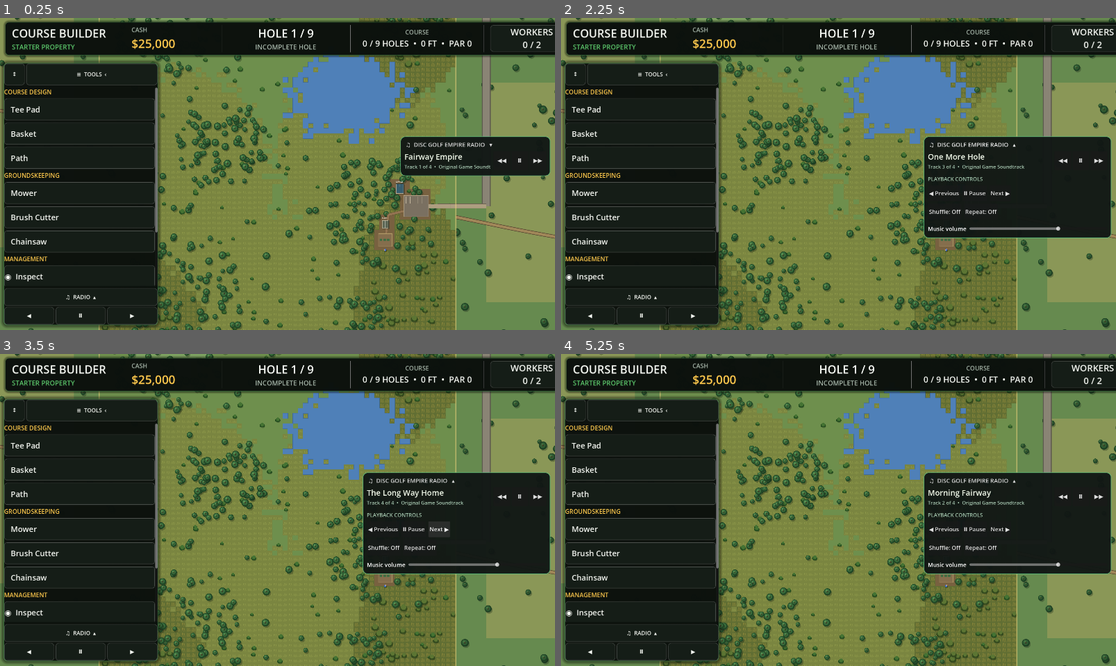
Above: before the commit, frames 1-4 (two rows, left to right).
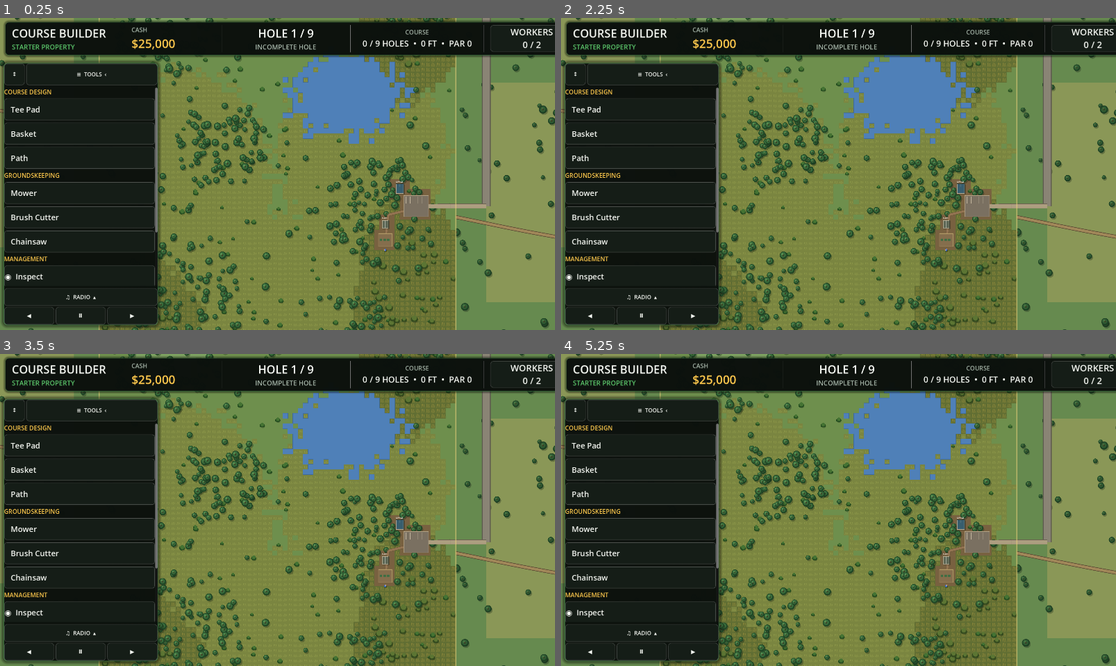
Above: after the commit, the same moments.

Repository: jmessierdg/disc-golf-empire
Game: Godot game, scene res://Main.tscn
Same seed, same stepped clock (60 frames per second), same inputs: the game is played once before the commit and once after it.
Inputs (mouse positions are in pixels of both pictures, inside the frame that each line leads up to):
- Up to frame 1 (0.25 s): no input
- Up to frame 2 (2.25 s): click "♫ RADIO ▴" at 0.5 s; click "♫ DISC GOLF EMPIRE RADIO ▴" at 1.25 s; click (1038, 145) at 2 s, where only the run before the commit has a clickable "♫ DISC GOLF EMPIRE RADIO ▾"
- Up to frame 3 (3.5 s): click (438, 528) at 2.75 s, where only the run before the commit has a clickable "Next ▶"
- Up to frame 4 (5.25 s): click (999, 528) at 3.5 s, where only the run before the commit has a clickable "Next ▶"; click "WORKERS 0 / 2" at 4.25 s; click "×" at 5 s

The runs differ from the first frame. In frame 1, 3.4% of the frame differs, in the area x 72-100%, y 37-51%; in frame 2, 11%, in the area x 65-100%, y 37-71%; in frame 3, 11%; in frame 4, 11%.

Commit message:
Update radio_manager.gd

Diff:
--- a/radio_manager.gd
+++ b/radio_manager.gd
@@ -12,6 +12,7 @@
 var loop_enabled: bool = false
 var music_volume: float = 0.65
 var expanded: bool = false
+var docked_to_toolbar := true
 var player: AudioStreamPlayer
 var panel: PanelContainer
 var heading_button: Button
@@ -82,6 +83,7 @@
 	panel.custom_minimum_size = Vector2(519.0, 137.0)
 	panel.mouse_filter = Control.MOUSE_FILTER_STOP
 	overlay.add_child(panel)
+	panel.visible = false
 
 	var style := StyleBoxFlat.new()
 	style.bg_color = Color(0.065, 0.09, 0.08, 0.96)
@@ -192,8 +194,23 @@
 	expanded = not expanded
 	extra_controls.visible = expanded
 	heading_button.text = "♫  DISC GOLF EMPIRE RADIO   ▴" if expanded else "♫  DISC GOLF EMPIRE RADIO   ▾"
-	panel.offset_left = -665.0 if expanded else -535.0
-	panel.custom_minimum_size.x = 649.0 if expanded else 519.0
+	if docked_to_toolbar:
+		panel.visible = expanded
+		panel.anchor_left = 0.0
+		panel.anchor_right = 0.0
+		panel.anchor_top = 0.0
+		panel.anchor_bottom = 0.0
+		var viewport_size: Vector2 = get_viewport().get_visible_rect().size
+		var left_edge: float = minf(580.0, viewport_size.x * 0.47)
+		var panel_width: float = minf(649.0, maxf(300.0, viewport_size.x - left_edge - 16.0))
+		panel.offset_left = left_edge
+		panel.offset_right = left_edge + panel_width
+		panel.offset_top = minf(viewport_size.y * 0.38, viewport_size.y - 360.0)
+		panel.offset_bottom = panel.offset_top + 330.0
+		panel.custom_minimum_size = Vector2.ZERO
+	else:
+		panel.offset_left = -665.0 if expanded else -535.0
+		panel.custom_minimum_size.x = 649.0 if expanded else 519.0
 
 func play_track(index: int) -> void:
 	if tracks.is_empty():
